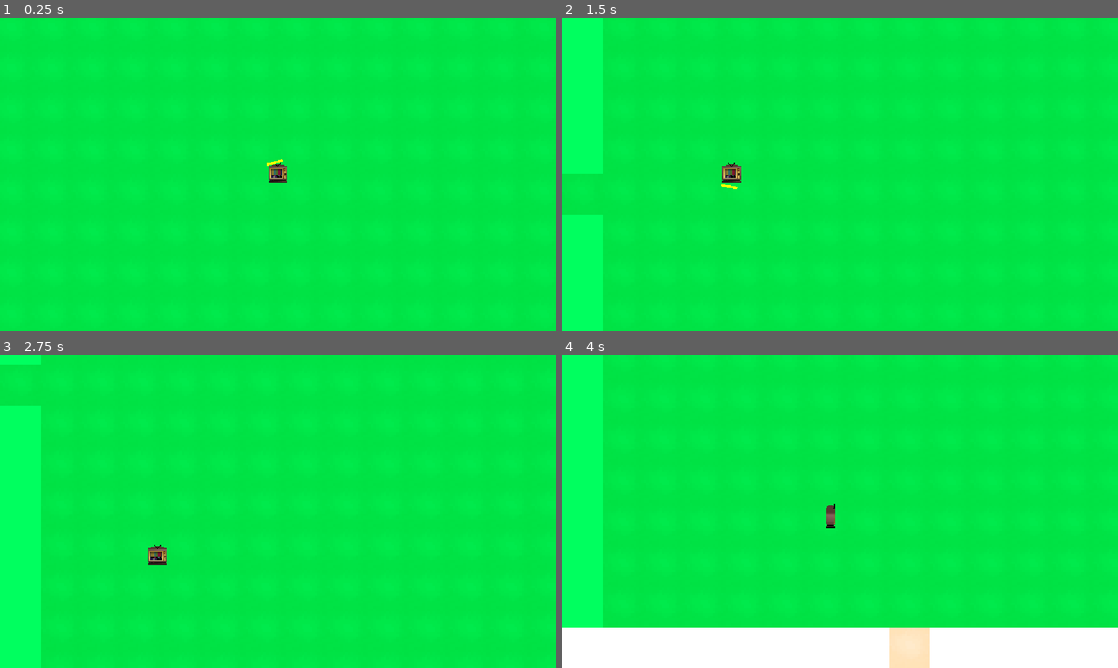
Above: before the commit, frames 1-4 (two rows, left to right).
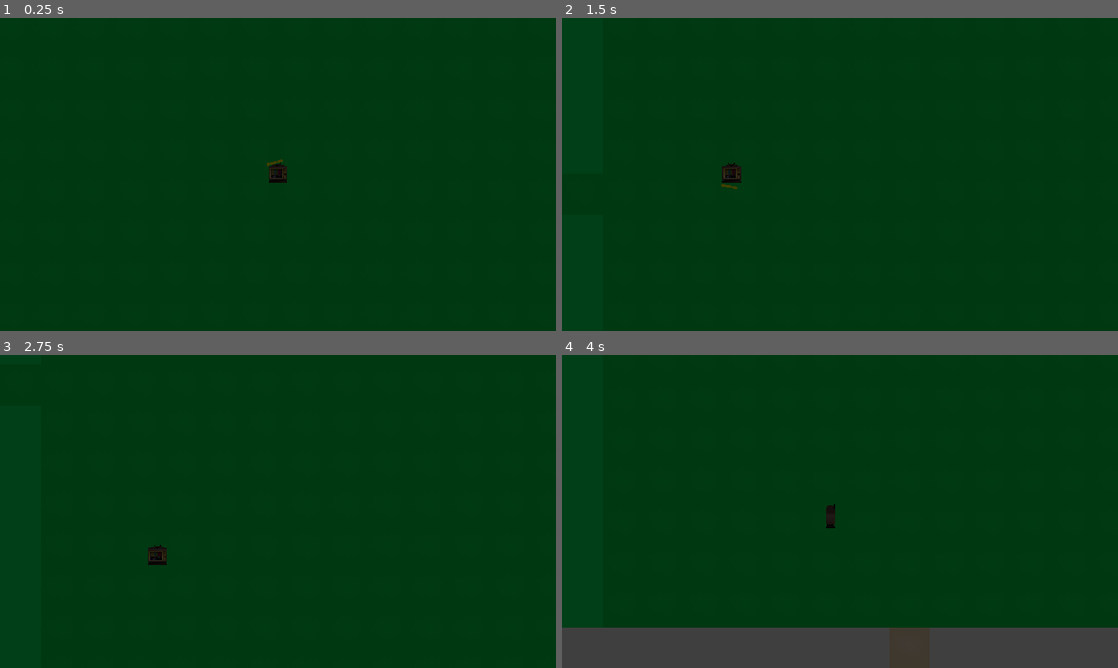
Above: after the commit, the same moments.

Repository: deathlytoall/LD-60-by-1507-Games
Game: Godot game, scene res://CarterMain/carter_main.tscn
Two runs of this game, one before a commit and one after it. Both use one fixed random seed, a clock stepped at 60 frames per second and the inputs below.
Inputs (mouse positions are in pixels of both pictures, inside the frame that each line leads up to):
- Up to frame 1 (0.25 s): no input
- Up to frame 2 (1.5 s): tap Enter at 0.5 s; move the mouse to (962, 158) at 0.52 s; hold A (A) 0.53-1.28 s; click (962, 158) at 0.67 s; tap D (D) at 0.8, 1.35 s; move the mouse to (728, 190) at 1.27 s; click (728, 190) at 1.42 s
- Up to frame 3 (2.75 s): tap S (S) at 1.55 s; move the mouse to (333, 442) at 2.02 s; hold S (S) from 2.03 s (still down); click (333, 442) at 2.17 s; tap A (A) at 2.3 s
- Up to frame 4 (4 s): move the mouse to (812, 574) at 2.77 s; release S (S) at 2.78 s; tap A (A) at 2.85 s; click (812, 574) at 2.92 s; tap D (D) at 3.05 s; move the mouse to (1006, 558) at 3.52 s; hold D (D) from 3.53 s (still down); click (1006, 558) at 3.67 s; tap S (S) at 3.8 s

The runs differ from the first frame. In frame 1, 100% of the frame differs, in the area x 0-100%, y 0-100%; in frame 2, 100%; in frame 3, 100%; in frame 4, 100%.

Commit message:
made red go

Diff:
--- a/CarterMain/carter_main.tscn
+++ b/CarterMain/carter_main.tscn
@@ -26,3 +26,6 @@
 start_rooms = Array[PackedScene]([ExtResource("4_b3f8j")])
 boss_rooms = Array[PackedScene]([ExtResource("5_lw7lm")])
 upgrade_rooms = Array[PackedScene]([ExtResource("6_sy2ie"), ExtResource("6_sy2ie")])
+
+[node name="CanvasModulate" type="CanvasModulate" parent="." unique_id=1878957120]
+color = Color(0.2469503, 0.2469503, 0.2469503, 1)
--- a/Enemies/enemy.gd
+++ b/Enemies/enemy.gd
@@ -1,6 +1,5 @@
 extends Area2D
 
-@onready var color_rect = $ColorRect
 @onready var animated_sprite_2d = $AnimatedSprite2D
 var health = 10
 var single = false
@@ -14,7 +13,7 @@
 
 
 # Called every frame. 'delta' is the elapsed time since the previous frame.
-func _process(delta):
+func _process(_delta):
 	if player is CharacterBody2D:
 		var rad = get_angle_to(player.global_position)
 		var velocity = Vector2(cos(rad) * speed, sin(rad) * speed)
--- a/Items/item.gd
+++ b/Items/item.gd
@@ -8,11 +8,11 @@
 
 
 # Called every frame. 'delta' is the elapsed time since the previous frame.
-func _process(delta):
+func _process(_delta):
 	pass
 
 
-func _on_body_entered(body):
+func _on_body_entered(_body):
 	if not Global.items.has(item_type):
 		Global.items.append(item_type)
 	queue_free()
--- a/Player/zap.gd
+++ b/Player/zap.gd
@@ -11,7 +11,7 @@
 
 
 # Called every frame. 'delta' is the elapsed time since the previous frame.
-func _process(delta):
+func _process(_delta):
 	var rad = rotation
 	position += Vector2(cos(rad) * speed, sin(rad) * speed)
 
--- a/TerrianGeneration/RoomHelpers/BaseRoom/base_room.gd
+++ b/TerrianGeneration/RoomHelpers/BaseRoom/base_room.gd
@@ -66,7 +66,7 @@
 	var enemy = preload("res://Enemies/enemy_base.tscn")
 	for x in range(0, amount):
 		var enemy_clone = enemy.instantiate()
-		add_child(enemy_clone)
+		add_child.call_deferred(enemy_clone)
 		enemy_clone.global_position = Vector2(global_position.x + randi_range(30,200), global_position.y + randi_range(30,200))
 		print(enemy_clone.global_position)
 		print(enemy)
--- a/TerrianGeneration/Rooms/1x1Rooms/1x1TestRoom/@r1x1_test_room.tscn
+++ b/TerrianGeneration/Rooms/1x1Rooms/1x1TestRoom/@r1x1_test_room.tscn
@@ -11,6 +11,16 @@
 
 [sub_resource type="RectangleShape2D" id="RectangleShape2D_d45nn"]
 size = Vector2(240, 240)
+
+[sub_resource type="Gradient" id="Gradient_btcbx"]
+colors = PackedColorArray(1, 1, 1, 1, 0, 0, 0, 1)
+
+[sub_resource type="GradientTexture2D" id="GradientTexture2D_e2lo4"]
+gradient = SubResource("Gradient_btcbx")
+fill = 1
+fill_from = Vector2(0.5, 0.5)
+fill_to = Vector2(0.90000004, 0.2)
+metadata/_snap_enabled = true
 
 [node name="1x1TestRoom" type="Node2D" unique_id=1568157732]
 script = ExtResource("1_j8768")
@@ -39,4 +49,16 @@
 
 [node name="BaseRoom" parent="." unique_id=467001853 instance=ExtResource("1_32wcj")]
 
+[node name="Lighting" type="Node2D" parent="." unique_id=321825732]
+
+[node name="PointLight2D" type="PointLight2D" parent="Lighting" unique_id=1507227243]
+position = Vector2(53, 49)
+energy = 0.5
+texture = SubResource("GradientTexture2D_e2lo4")
+
+[node name="PointLight2D2" type="PointLight2D" parent="Lighting" unique_id=1170594337]
+position = Vector2(122, 47)
+energy = 0.5
+texture = SubResource("GradientTexture2D_e2lo4")
+
 [connection signal="body_exited" from="RoomCameraTrigger" to="RoomCameraTrigger" method="_on_body_exited"]
--- a/global.gd
+++ b/global.gd
@@ -9,5 +9,5 @@
 
 
 # Called every frame. 'delta' is the elapsed time since the previous frame.
-func _process(delta):
+func _process(_delta):
 	pass
Not shown, added: Textures/projectile_beta.png.import
Not shown, added: Textures/shadow.png.import
